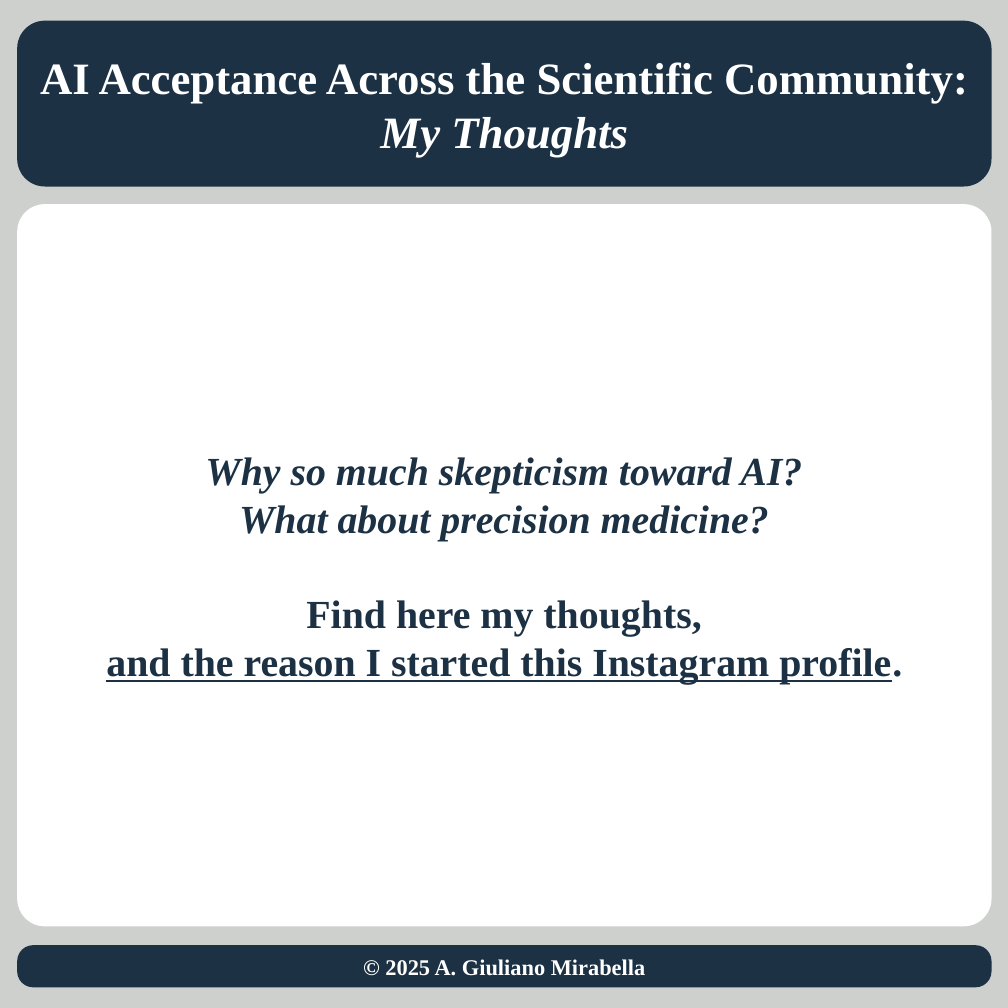
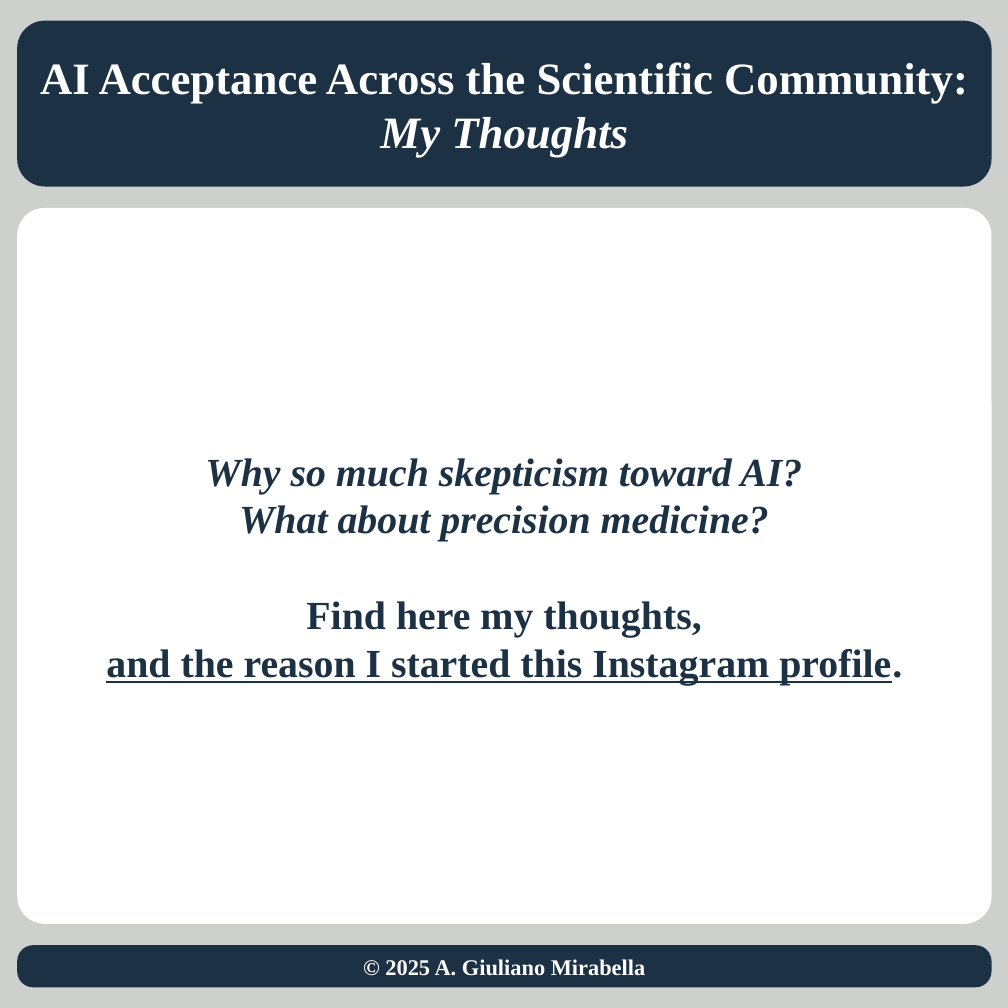
Before and after one commit to agiulianomirabella/blog, a slide deck: slide 1 of ig/AI-acceptance/AI-acceptance-v3.pptx. Drawn at 1008x1008 pixels with LibreOffice and Linux fonts; fonts in the diff are those of the drawing. Boxes give left, top, right and bottom in pixels: in the first picture for what was removed or moved away, otherwise in the second. Text is boxed around its words. In the diff, an @@ line names an element or a change of style, - is before the commit and + after.

```diff
--- a/ig/AI-acceptance/AI-acceptance-v3.pptx
+++ b/ig/AI-acceptance/AI-acceptance-v3.pptx
@@ rounded rectangle "Why so much skepticism toward ...": place and size @@
-rounded rectangle "Why so much skepticism toward ..." at [17, 204, 991, 926]
+rounded rectangle "Why so much skepticism toward ..." at [17, 208, 991, 924]
```
Also in this commit, not shown: 1 other slide changed, 5 other files.
